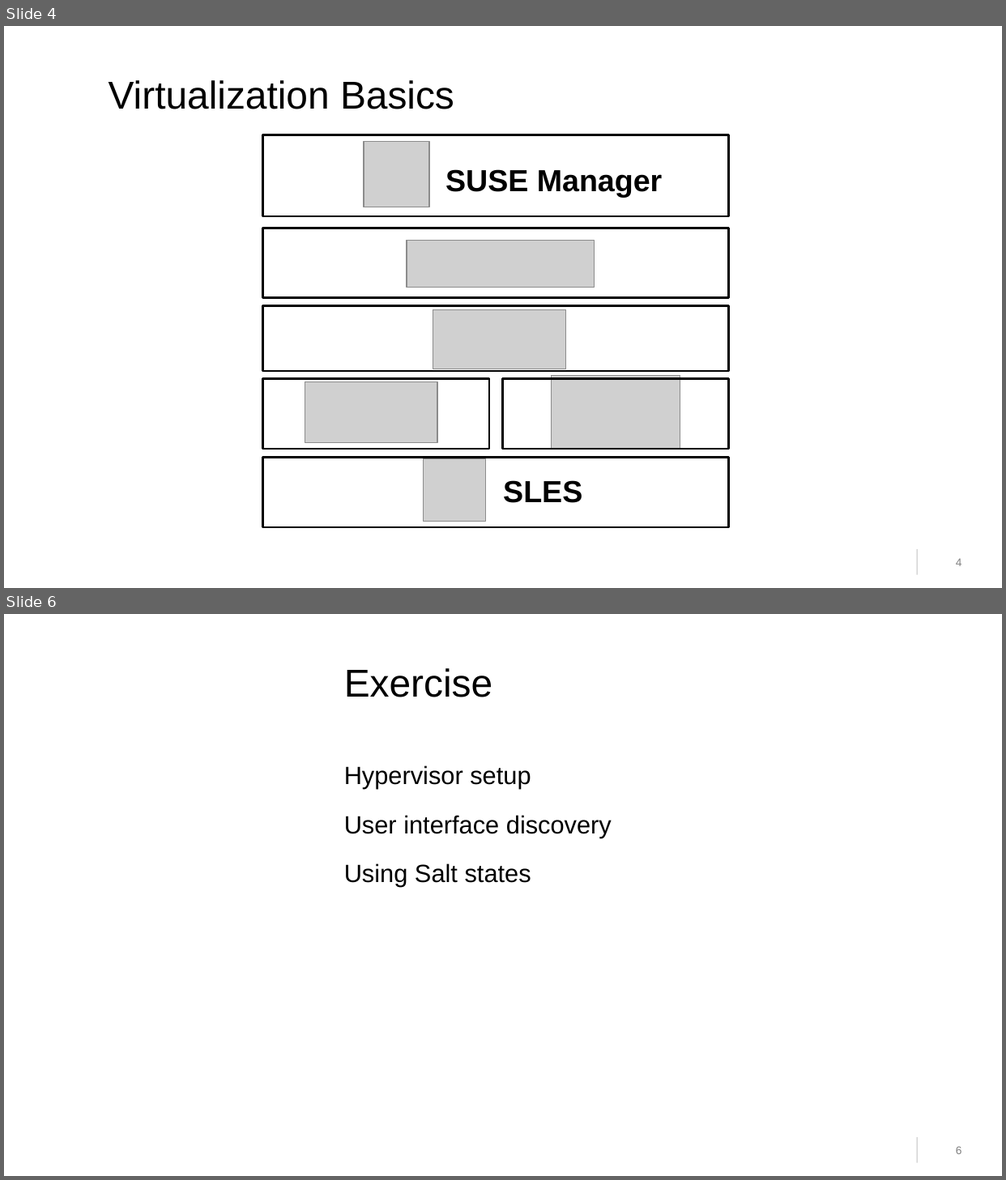
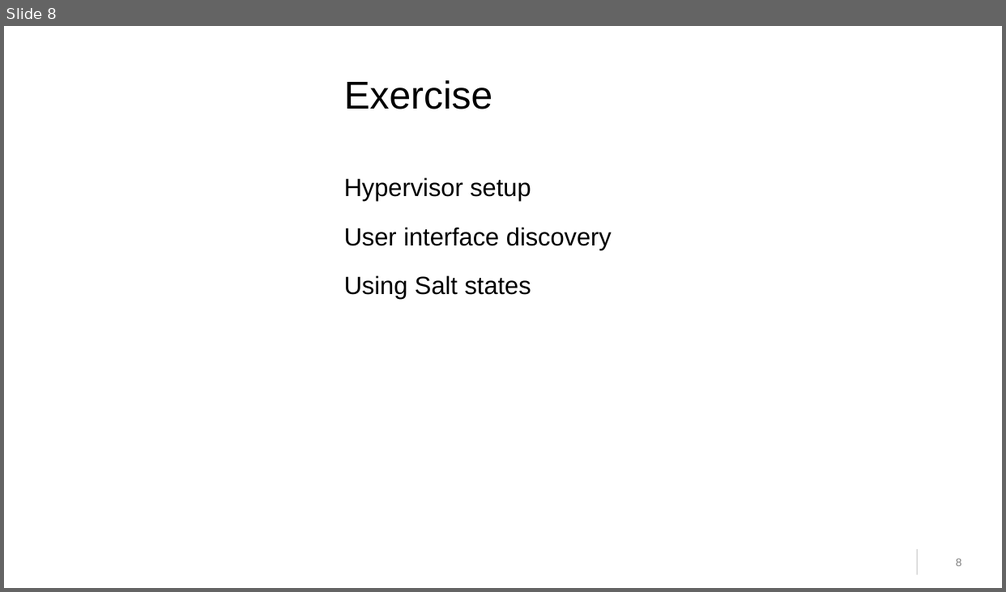
Before and after one commit to cbosdo/sumaform, a slide deck: lab/pdf/slides.odp. Shown one above the other, each under a label of ours: slides 4 and 6 before the commit, slide 8 after it; the slides between them are not shown. The pictures are 1006x1180 and 1006x592 pixels, drawn with LibreOffice and Linux fonts; fonts in the diff are those of the drawing; grey boxes stand for pictures; background and template pictures are left out. Boxes give left, top, right and bottom in pixels: in the first picture for what was removed or moved away, otherwise in the second. Text is boxed around its words. In the diff, an @@ line names an element or a change of style, - is before the commit and + after.

```diff
--- a/lab/pdf/slides.odp
+++ b/lab/pdf/slides.odp
@@ slide 4 removed at [4,26,1002,588], background #FFFFFF; not listed: 2 template elements that a slide beside it also shows @@
@@ title removed at [108,80,454,109] @@
-Virtualization Basics
@@ rectangle removed at [262,135,728,216] @@
@@ picture removed at [364,142,429,207] @@
@@ text removed at [445,169,662,197] @@
-SUSE Manager
@@ rectangle removed at [262,228,728,297] @@
@@ picture removed at [406,241,594,288] @@
@@ rectangle removed at [262,305,728,370] @@
@@ picture removed at [433,310,566,369] @@
@@ rectangle removed at [262,378,489,448] @@
@@ picture removed at [305,382,438,442] @@
@@ rectangle removed at [502,378,728,448] @@
@@ picture removed at [551,375,680,449] @@
@@ rectangle removed at [262,457,728,527] @@
@@ picture removed at [423,459,485,521] @@
@@ text removed at [503,480,582,503] @@
-SLES
@@ what was slide 6 is now slide 8 @@
@@ page number at [956,558,962,566]: text changed @@
-6
+8
```
Also in this commit, not shown: 8 slides changed, 1 slide added.
